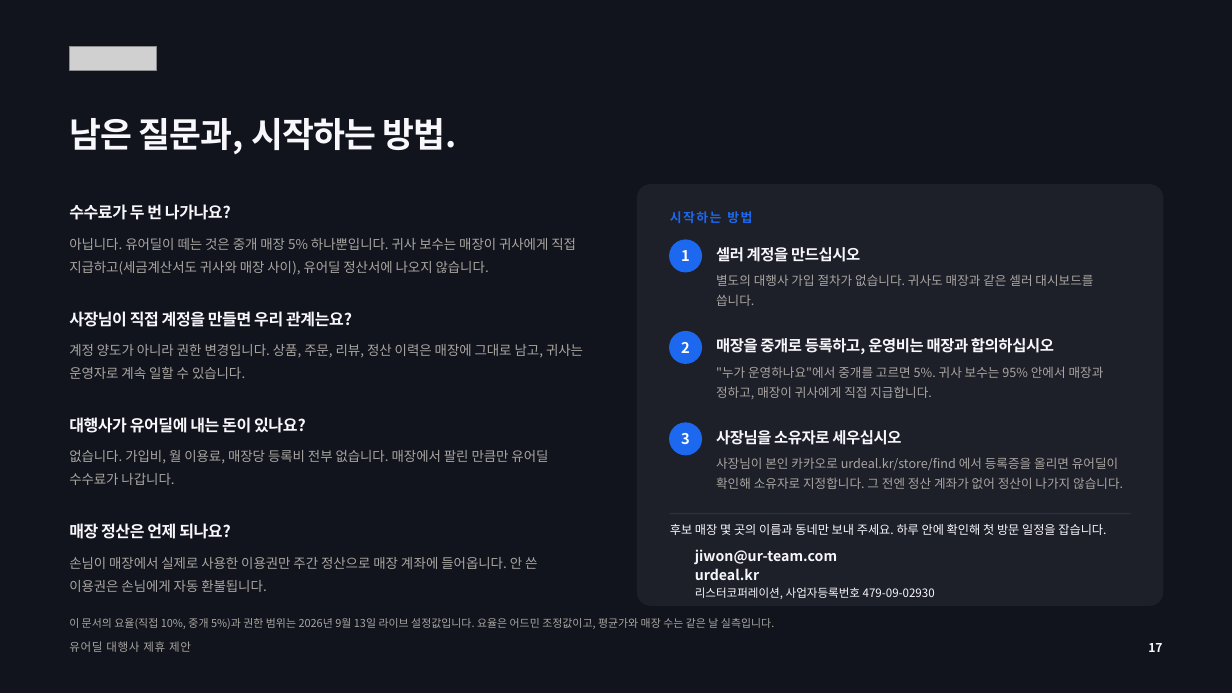
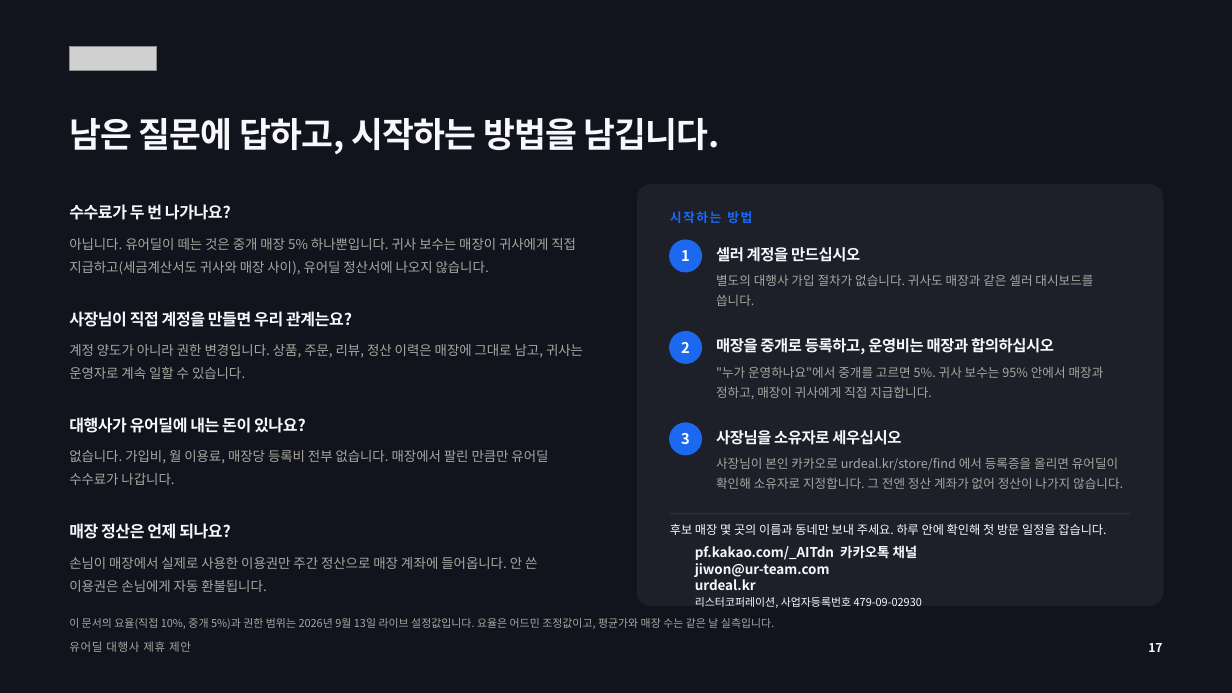
Before and after one commit to tobe2111/ur-live, a slide deck: slide 17 of docs/business/proposals/urdeal-agency-proposal.pptx. Drawn at 1232x693 pixels with LibreOffice and Linux fonts; fonts in the diff are those of the drawing; grey boxes stand for pictures; background and template pictures are left out. Boxes give left, top, right and bottom in pixels: in the first picture for what was removed or moved away, otherwise in the second. Text is boxed around its words. In the diff, an @@ line names an element or a change of style, - is before the commit and + after.

```diff
--- a/docs/business/proposals/urdeal-agency-proposal.pptx
+++ b/docs/business/proposals/urdeal-agency-proposal.pptx
@@ text at (69,118,720,154): text changed @@
-남은 질문과, 시작하는 방법.
+남은 질문에 답하고, 시작하는 방법을 남깁니다.
@@ text "jiwon@ur-team.com" at (695,559,830,577): size 11 to 10.5 pt @@
@@ text "jiwon@ur-team.com": place and size @@
-text "jiwon@ur-team.com" at (695,549,837,565)
+text "jiwon@ur-team.com" at (695,559,830,577)
@@ text added at (695,545,918,560), 10.5 pt, text #F8F7FC, bold @@
+pf.kakao.com/_AITdn 카카오톡 채널
@@ text "리스터코퍼레이션, 사업자등록번호 479-09-02930": place and size @@
-text "리스터코퍼레이션, 사업자등록번호 479-09-02930" at (695,587,935,599)
+text "리스터코퍼레이션, 사업자등록번호 479-09-02930" at (695,597,922,608)
@@ text "urdeal.kr": place and size @@
-text "urdeal.kr" at (695,568,759,580)
+text "urdeal.kr" at (695,576,756,590)
@@ text "리스터코퍼레이션, 사업자등록번호 479-09-02930" at (695,597,922,608): size 9 to 8.5 pt @@
@@ text "urdeal.kr" at (695,576,756,590): size 11 to 10.5 pt @@
```
Also in this commit, not shown: 15 other slides changed, 10 other files.
